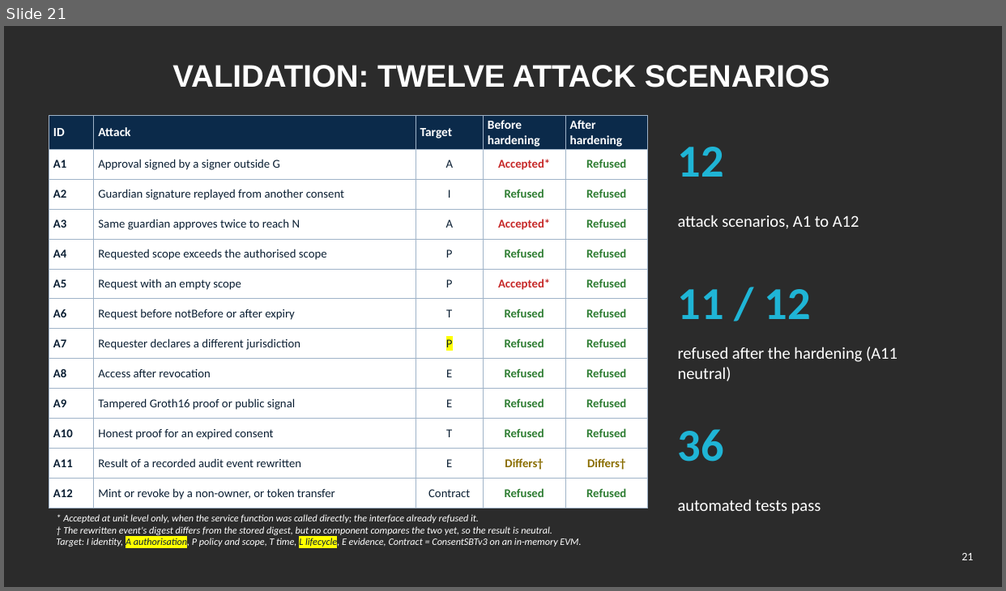
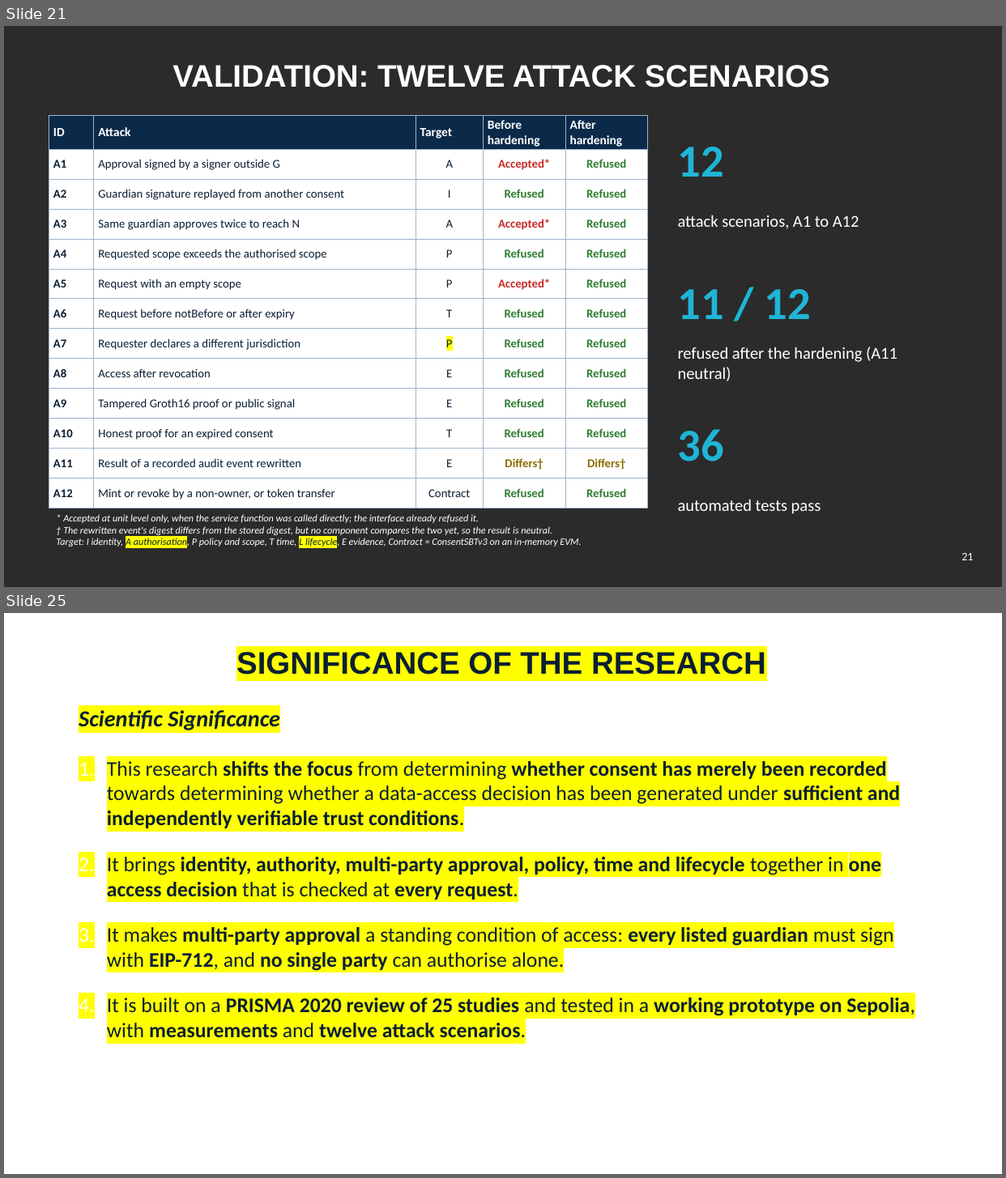
Before and after one commit to yasir12345678900/HealthRWA-Sepolia-Personal-try, a slide deck: docs/Yasir_Candidature_Reassessment_Slides_Simple_YELLOW_changes.pptx. Shown one above the other, each under a label of ours: slide 21 before the commit, slides 21 and 25 after it; the slides between them are not shown. The pictures are 1006x591 and 1006x1178 pixels, drawn with LibreOffice and Linux fonts; fonts in the diff are those of the drawing; background and template pictures are left out; a plain dark background stands for a picture behind light text. Boxes give left, top, right and bottom in pixels: in the first picture for what was removed or moved away, otherwise in the second. Text is boxed around its words. In the diff, an @@ line names an element or a change of style, - is before the commit and + after.

```diff
--- a/docs/Yasir_Candidature_Reassessment_Slides_Simple_YELLOW_changes.pptx
+++ b/docs/Yasir_Candidature_Reassessment_Slides_Simple_YELLOW_changes.pptx
@@ slide 25 added at [4, 613, 1002, 1174], background picture (left out) @@
@@ title added at [236, 652, 766, 675], 30 pt, text #0B1F33, bold @@
+SIGNIFICANCE OF THE RESEARCH
@@ text added at [79, 710, 280, 730], 22 pt, text #0B1F33, bold, italic @@
+Scientific Significance
@@ text added at [107, 761, 915, 1042], 20 pt, text #0B1F33, bold @@
+1. This research shifts the focus from determining whether consent has merely been recorded towards determining whether a data-access decision has been generated under sufficient and independently verifiable trust conditions.
+2. It brings identity, authority, multi-party approval, policy, time and lifecycle together in one access decision that is checked at every request.
+3. It makes multi-party approval a standing condition of access: every listed guardian must sign with EIP-712, and no single party can authorise alone.
+4. It is built on a PRISMA 2020 review of 25 studies and tested in a working prototype on Sepolia, with measurements and twelve attack scenarios.
@@ page number added at [936, 1133, 981, 1160], 11 pt, text #FFFFFF @@
+25
```
Also in this commit, not shown: 8 slides changed, 3 other files.
